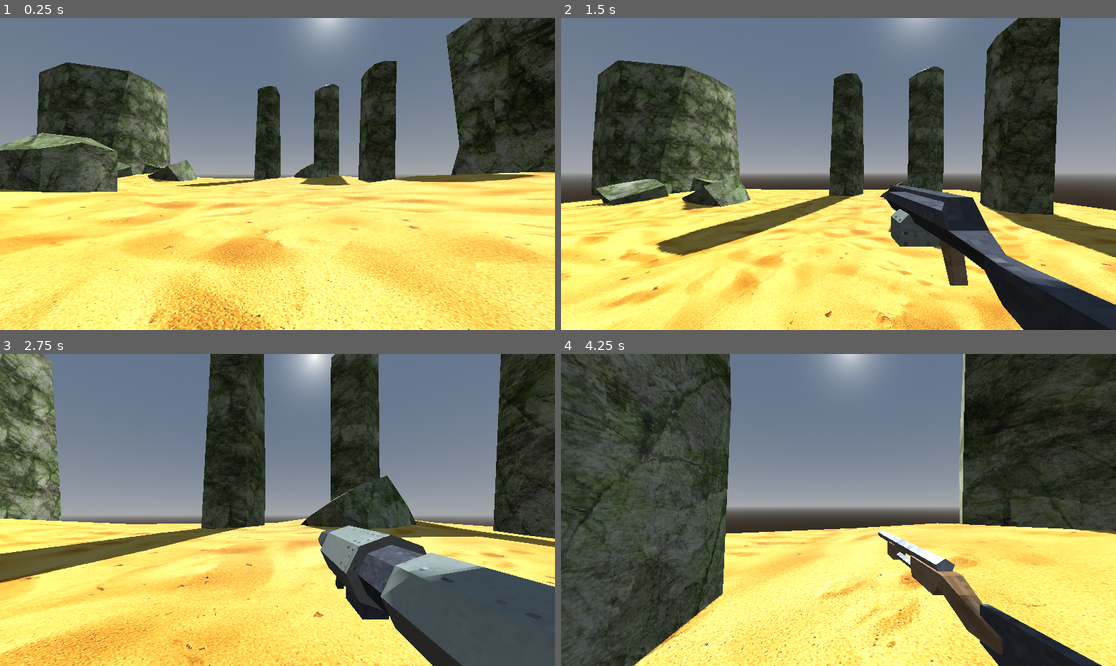
Above: before the commit, frames 1-4 (two rows, left to right).
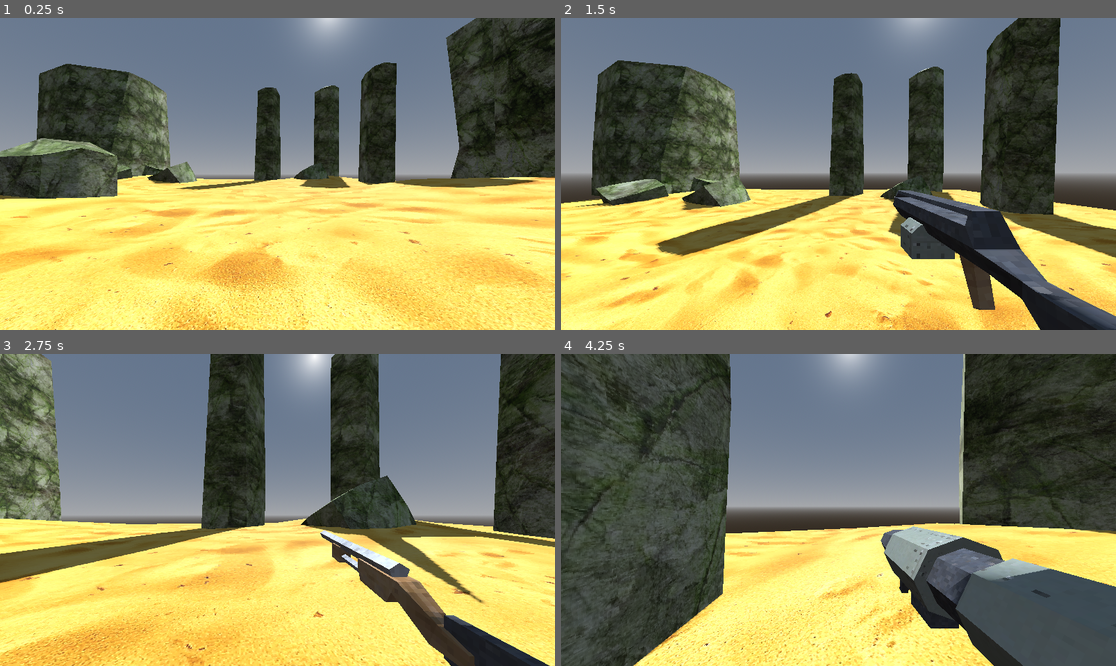
Above: after the commit, the same moments.

Repository: DavidWalshCode/Eldritch-Echoes
Game: Godot game, scene res://levels/level1.tscn
Same seed, same stepped clock (60 frames per second), same inputs: the game is played once before the commit and once after it.
Inputs (mouse positions are in pixels of both pictures, inside the frame that each line leads up to):
- Up to frame 1 (0.25 s): no input
- Up to frame 2 (1.5 s): tap Enter at 0.5 s; move the mouse to (866, 174) at 0.52 s; hold W (move_forwards) from 0.53 s (still down); tap 1 at 0.6 s; tap Space (jump) at 0.77 s; move the mouse to (810, 174) at 1.27 s; tap 2 at 1.35 s
- Up to frame 3 (2.75 s): keep holding W (move_forwards); tap Space (jump) at 1.52 s; move the mouse to (288, 503) at 2.02 s; tap 3 at 2.1 s
- Up to frame 4 (4.25 s): keep holding W (move_forwards); move the mouse to (832, 516) at 2.77 s; tap 4 at 2.85 s; tap Space (jump) at 3.02, 3.77 s; move the mouse to (877, 513) at 3.52 s; tap 5 at 3.6 s

The runs differ from the first frame. In frame 1, 25% of the frame differs, in the area x 0-100%, y 0-100%; in frame 2, 5.3%; in frame 3, 12%; in frame 4, 12%.

Commit message:
Adding weapon animation

Diff:
--- a/characters/player/player.tscn
+++ b/characters/player/player.tscn
@@ -13,6 +13,204 @@
 
 [sub_resource type="CapsuleMesh" id="CapsuleMesh_oe3gr"]
 
+[sub_resource type="Animation" id="Animation_iw6rw"]
+resource_name = "attack"
+length = 0.5
+step = 0.05
+tracks/0/type = "value"
+tracks/0/imported = false
+tracks/0/enabled = true
+tracks/0/path = NodePath(".:position")
+tracks/0/interp = 2
+tracks/0/loop_wrap = true
+tracks/0/keys = {
+"times": PackedFloat32Array(0, 0.1, 0.15, 0.5),
+"transitions": PackedFloat32Array(1, 1, 1, 1),
+"update": 0,
+"values": [Vector3(0, 0, 0), Vector3(0, 1.28287, 0), Vector3(-0.445532, 0.852318, -0.268565), Vector3(0, 0, 0)]
+}
+tracks/1/type = "value"
+tracks/1/imported = false
+tracks/1/enabled = true
+tracks/1/path = NodePath(".:quaternion")
+tracks/1/interp = 2
+tracks/1/loop_wrap = true
+tracks/1/keys = {
+"times": PackedFloat32Array(0, 0.1, 0.15, 0.5),
+"transitions": PackedFloat32Array(1, 1, 1, 1),
+"update": 0,
+"values": [Quaternion(0, 0, 0, 1), Quaternion(0.231005, -0.189019, -0.180087, 0.937271), Quaternion(-0.737704, 0.0776184, -0.249268, 0.622603), Quaternion(0, 0, 0, 1)]
+}
+
+[sub_resource type="Animation" id="Animation_8nud0"]
+length = 0.001
+tracks/0/type = "value"
+tracks/0/imported = false
+tracks/0/enabled = true
+tracks/0/path = NodePath(".:position")
+tracks/0/interp = 1
+tracks/0/loop_wrap = true
+tracks/0/keys = {
+"times": PackedFloat32Array(0),
+"transitions": PackedFloat32Array(1),
+"update": 0,
+"values": [Vector3(0, 0, 0)]
+}
+tracks/1/type = "value"
+tracks/1/imported = false
+tracks/1/enabled = true
+tracks/1/path = NodePath(".:quaternion")
+tracks/1/interp = 1
+tracks/1/loop_wrap = true
+tracks/1/keys = {
+"times": PackedFloat32Array(0),
+"transitions": PackedFloat32Array(1),
+"update": 0,
+"values": [Quaternion(0, 0, 0, 1)]
+}
+
+[sub_resource type="AnimationLibrary" id="AnimationLibrary_1xukp"]
+_data = {
+"RESET": SubResource("Animation_8nud0"),
+"attack": SubResource("Animation_iw6rw")
+}
+
+[sub_resource type="Animation" id="Animation_f5b8e"]
+resource_name = "attack"
+length = 0.1
+tracks/0/type = "value"
+tracks/0/imported = false
+tracks/0/enabled = true
+tracks/0/path = NodePath(".:position")
+tracks/0/interp = 1
+tracks/0/loop_wrap = true
+tracks/0/keys = {
+"times": PackedFloat32Array(0, 0.1),
+"transitions": PackedFloat32Array(1, 1),
+"update": 0,
+"values": [Vector3(0, 0, 0.341138), Vector3(0, 0, 0)]
+}
+
+[sub_resource type="Animation" id="Animation_65xrk"]
+length = 0.001
+tracks/0/type = "value"
+tracks/0/imported = false
+tracks/0/enabled = true
+tracks/0/path = NodePath(".:position")
+tracks/0/interp = 1
+tracks/0/loop_wrap = true
+tracks/0/keys = {
+"times": PackedFloat32Array(0),
+"transitions": PackedFloat32Array(1),
+"update": 0,
+"values": [Vector3(0, 0, 0)]
+}
+
+[sub_resource type="AnimationLibrary" id="AnimationLibrary_n8vdt"]
+_data = {
+"RESET": SubResource("Animation_65xrk"),
+"attack": SubResource("Animation_f5b8e")
+}
+
+[sub_resource type="Animation" id="Animation_2561s"]
+resource_name = "attack"
+length = 0.6
+step = 0.05
+tracks/0/type = "value"
+tracks/0/imported = false
+tracks/0/enabled = true
+tracks/0/path = NodePath(".:position")
+tracks/0/interp = 2
+tracks/0/loop_wrap = true
+tracks/0/keys = {
+"times": PackedFloat32Array(0, 0.05, 0.1, 0.25, 0.35, 0.45, 0.6),
+"transitions": PackedFloat32Array(1, 1, 1, 1, 1, 1, 1),
+"update": 0,
+"values": [Vector3(0, 0, 0), Vector3(0, 0, 0.350049), Vector3(0, -0.0764518, 0.368291), Vector3(0, -0.0989323, 0.244378), Vector3(0, -0.607319, 0.336612), Vector3(0, 0.285145, 0.174698), Vector3(0, 0, 0)]
+}
+tracks/1/type = "value"
+tracks/1/imported = false
+tracks/1/enabled = true
+tracks/1/path = NodePath(".:quaternion")
+tracks/1/interp = 2
+tracks/1/loop_wrap = true
+tracks/1/keys = {
+"times": PackedFloat32Array(0, 0.05, 0.25, 0.35, 0.45, 0.6),
+"transitions": PackedFloat32Array(1, 1, 1, 1, 1, 1),
+"update": 0,
+"values": [Quaternion(0, 0, 0, 1), Quaternion(0, 0, 0, 1), Quaternion(0.640894, 0, 0, 0.76763), Quaternion(0.640894, 0, 0, 0.76763), Quaternion(0.640894, 0, 0, 0.76763), Quaternion(0, 0, 0, 1)]
+}
+
+[sub_resource type="Animation" id="Animation_06f1h"]
+length = 0.001
+tracks/0/type = "value"
+tracks/0/imported = false
+tracks/0/enabled = true
+tracks/0/path = NodePath(".:position")
+tracks/0/interp = 1
+tracks/0/loop_wrap = true
+tracks/0/keys = {
+"times": PackedFloat32Array(0),
+"transitions": PackedFloat32Array(1),
+"update": 0,
+"values": [Vector3(0, 0, 0)]
+}
+tracks/1/type = "value"
+tracks/1/imported = false
+tracks/1/enabled = true
+tracks/1/path = NodePath(".:quaternion")
+tracks/1/interp = 1
+tracks/1/loop_wrap = true
+tracks/1/keys = {
+"times": PackedFloat32Array(0),
+"transitions": PackedFloat32Array(1),
+"update": 0,
+"values": [Quaternion(0, 0, 0, 1)]
+}
+
+[sub_resource type="AnimationLibrary" id="AnimationLibrary_y26wx"]
+_data = {
+"RESET": SubResource("Animation_06f1h"),
+"attack": SubResource("Animation_2561s")
+}
+
+[sub_resource type="Animation" id="Animation_othcl"]
+resource_name = "attack"
+length = 0.3
+tracks/0/type = "value"
+tracks/0/imported = false
+tracks/0/enabled = true
+tracks/0/path = NodePath(".:position")
+tracks/0/interp = 2
+tracks/0/loop_wrap = true
+tracks/0/keys = {
+"times": PackedFloat32Array(0, 0.1, 0.3),
+"transitions": PackedFloat32Array(1, 1, 1),
+"update": 0,
+"values": [Vector3(0, 0, 0), Vector3(0, 0, 0.507703), Vector3(0, 0, 0)]
+}
+
+[sub_resource type="Animation" id="Animation_i40ny"]
+length = 0.001
+tracks/0/type = "value"
+tracks/0/imported = false
+tracks/0/enabled = true
+tracks/0/path = NodePath(".:position")
+tracks/0/interp = 1
+tracks/0/loop_wrap = true
+tracks/0/keys = {
+"times": PackedFloat32Array(0),
+"transitions": PackedFloat32Array(1),
+"update": 0,
+"values": [Vector3(0, 0, 0)]
+}
+
+[sub_resource type="AnimationLibrary" id="AnimationLibrary_2c808"]
+_data = {
+"RESET": SubResource("Animation_i40ny"),
+"attack": SubResource("Animation_othcl")
+}
+
 [node name="Player" type="CharacterBody3D"]
 collision_layer = 2
 collision_mask = 3
@@ -34,19 +232,68 @@
 script = ExtResource("2_c6p01")
 
 [node name="Weapons" type="Node3D" parent="Camera3D/WeaponManager"]
+
+[node name="Machete" type="Node3D" parent="Camera3D/WeaponManager/Weapons"]
+transform = Transform3D(1.25345, 0, 0, 0, 1.25346, 0, 0, 0, 1.25345, 0.727612, -0.768937, 0.226489)
+visible = false
+
+[node name="Graphics" type="Node3D" parent="Camera3D/WeaponManager/Weapons/Machete"]
+transform = Transform3D(1.00001, 0, 0, 0, 1.00001, 0, 0, 0, 1.00001, 0, 0, 0)
+rotation_edit_mode = 1
+
+[node name="Machete" parent="Camera3D/WeaponManager/Weapons/Machete/Graphics" instance=ExtResource("3_ck32y")]
+transform = Transform3D(1, 0, 0, 0, 0.999999, 0, 0, 0, 0.999999, 0.104325, 0.0406771, 0)
+
+[node name="AnimationPlayer" type="AnimationPlayer" parent="Camera3D/WeaponManager/Weapons/Machete/Graphics"]
+autoplay = "RESET"
+libraries = {
+"": SubResource("AnimationLibrary_1xukp")
+}
+
+[node name="Machine Gun" type="Node3D" parent="Camera3D/WeaponManager/Weapons"]
+transform = Transform3D(1, 0, 0, 0, 1, 0, 0, 0, 1, 0, 0, -0.140979)
+visible = false
+
+[node name="Graphics" type="Node3D" parent="Camera3D/WeaponManager/Weapons/Machine Gun"]
 transform = Transform3D(1, 0, 0, 0, 1, 0, 0, 0, 1, 0, 0, 0)
 
-[node name="Machete" parent="Camera3D/WeaponManager/Weapons" instance=ExtResource("3_ck32y")]
-transform = Transform3D(1.25345, 0, 0, 0, 1.25346, 0, 0, 0, 1.25345, 0.727612, -0.768936, 0.0949166)
-
-[node name="MachineGun" parent="Camera3D/WeaponManager/Weapons" instance=ExtResource("3_te2x3")]
-transform = Transform3D(2.05908, 0, 0, 0, 1.69975, 0, 0, 0, 1.69975, 0.298822, -0.327893, 0.282339)
-
-[node name="RocketLauncher" parent="Camera3D/WeaponManager/Weapons" instance=ExtResource("5_l5ban")]
-transform = Transform3D(1.2503, 0, 0, 0, 1.2503, 0, 0, 0, 1.2503, 0.414483, -0.86586, -0.651364)
-
-[node name="Shotgun" parent="Camera3D/WeaponManager/Weapons" instance=ExtResource("6_ppfjd")]
-transform = Transform3D(1.89929, 0, 0, 0, 1.89929, 0, 0, 0, 1.89929, 0.117443, -0.214415, 0.803175)
+[node name="AnimationPlayer" type="AnimationPlayer" parent="Camera3D/WeaponManager/Weapons/Machine Gun/Graphics"]
+autoplay = "RESET"
+libraries = {
+"": SubResource("AnimationLibrary_n8vdt")
+}
+
+[node name="MachineGun" parent="Camera3D/WeaponManager/Weapons/Machine Gun/Graphics" instance=ExtResource("3_te2x3")]
+transform = Transform3D(2.05908, 0, 0, 0, 1.69975, 0, 0, 0, 1.69975, 0.411056, -0.44855, 0.660143)
+
+[node name="Shotgun" type="Node3D" parent="Camera3D/WeaponManager/Weapons"]
+visible = false
+
+[node name="Graphics" type="Node3D" parent="Camera3D/WeaponManager/Weapons/Shotgun"]
+transform = Transform3D(1, 0, 0, 0, 1, 0, 0, 0, 1, 0, 0, 0)
+rotation_edit_mode = 1
+
+[node name="AnimationPlayer" type="AnimationPlayer" parent="Camera3D/WeaponManager/Weapons/Shotgun/Graphics"]
+autoplay = "RESET"
+libraries = {
+"": SubResource("AnimationLibrary_y26wx")
+}
+
+[node name="Shotgun" parent="Camera3D/WeaponManager/Weapons/Shotgun/Graphics" instance=ExtResource("6_ppfjd")]
+transform = Transform3D(1.89929, 0, 0, 0, 1.89929, 0, 0, 0, 1.89929, 0.178635, -0.214415, 0.977303)
+
+[node name="RocketLauncher" type="Node3D" parent="Camera3D/WeaponManager/Weapons"]
+
+[node name="Graphics" type="Node3D" parent="Camera3D/WeaponManager/Weapons/RocketLauncher"]
+transform = Transform3D(1, 0, 0, 0, 1, 0, 0, 0, 1, 0, 0, 0)
+
+[node name="AnimationPlayer" type="AnimationPlayer" parent="Camera3D/WeaponManager/Weapons/RocketLauncher/Graphics"]
+libraries = {
+"": SubResource("AnimationLibrary_2c808")
+}
+
+[node name="RocketLauncher" parent="Camera3D/WeaponManager/Weapons/RocketLauncher/Graphics" instance=ExtResource("5_l5ban")]
+transform = Transform3D(1.2503, 0, 0, 0, 1.2503, 0, 0, 0, 1.2503, 0.414483, -0.86586, -0.419782)
 
 [node name="CharacterMover" parent="." instance=ExtResource("2_k2lt6")]
 
--- a/levels/level1.tscn
+++ b/levels/level1.tscn
@@ -90,4 +90,4 @@
 shadow_enabled = true
 
 [node name="Player" parent="." instance=ExtResource("5_y2rsx")]
-transform = Transform3D(-0.9855, 0, 0.169676, 0, 1, 0, -0.169676, 0, -0.9855, 20.0873, 0.98155, -10.4791)
+transform = Transform3D(-0.9855, 0, 0.169676, 0, 1, 0, -0.169676, 0, -0.9855, 20.0873, 1.3443, -10.4791)
Not shown: 1 places in characters/player/player.tscn that only renumber resources
